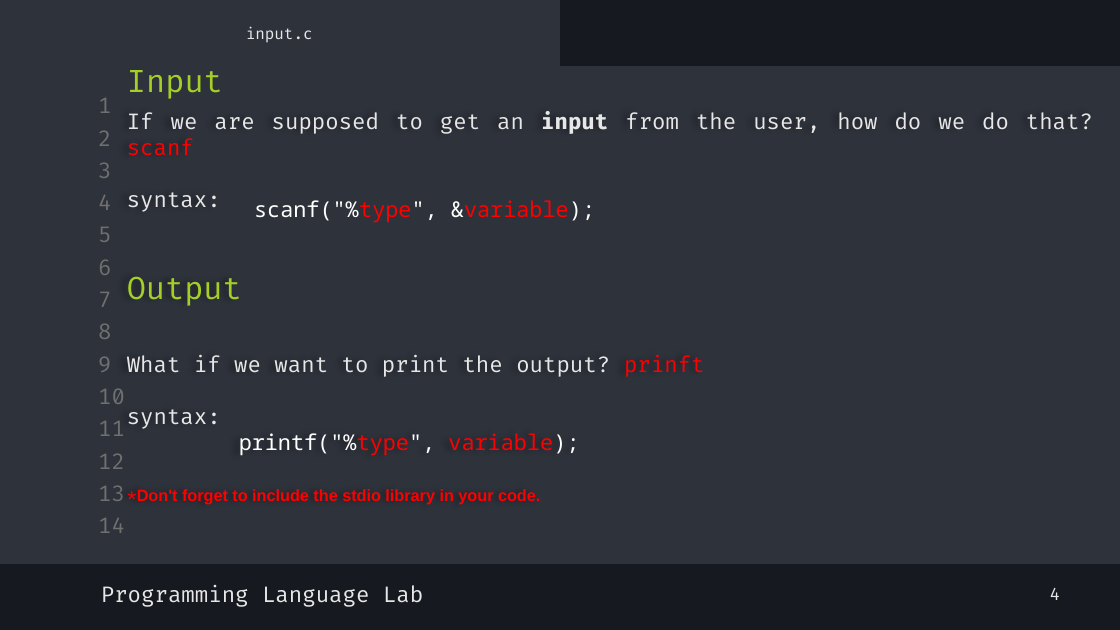
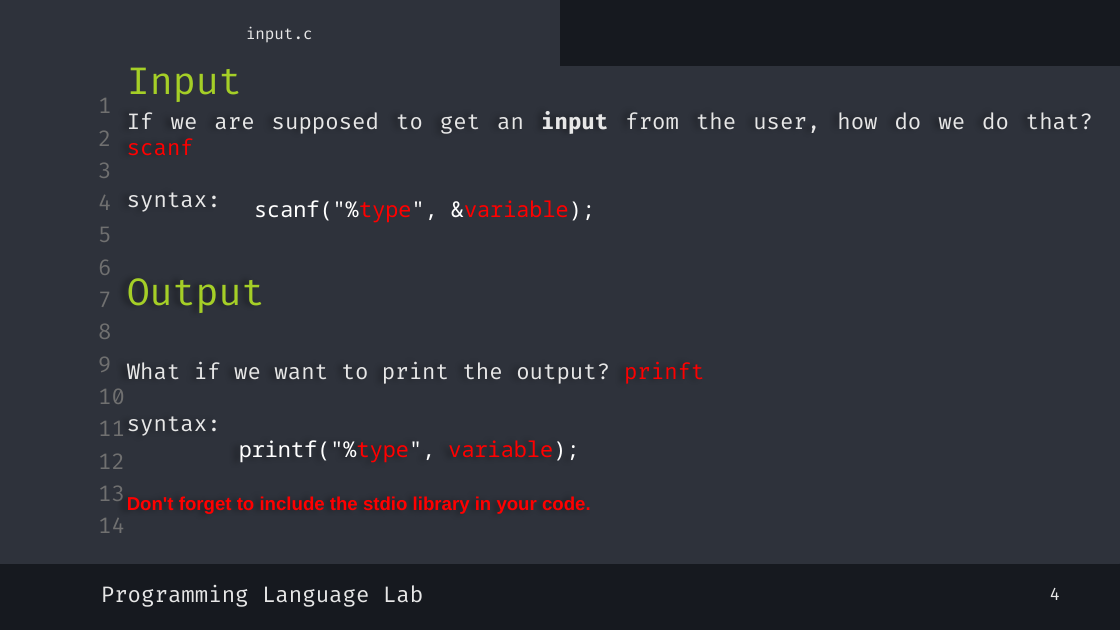
Before and after one commit to shayan-naghizadeh/C-Lab-AUT, a slide deck: slide 5 of slides/2.Pseudocode/Pseudocode.pptx. Drawn at 1120x630 pixels with LibreOffice and Linux fonts; fonts in the diff are those of the drawing. Boxes give left, top, right and bottom in pixels: in the first picture for what was removed or moved away, otherwise in the second. Text is boxed around its words. In the diff, an @@ line names an element or a change of style, - is before the commit and + after.

```diff
--- a/slides/2.Pseudocode/Pseudocode.pptx
+++ b/slides/2.Pseudocode/Pseudocode.pptx
@@ text "Input" at box(127, 67, 242, 102): size 20 to 24 pt @@
@@ text "If we are supposed to ..." at box(127, 111, 1093, 514): size 20 to 24 pt in "Output" @@
@@ text at box(127, 496, 591, 514): text changed; size 10.5 to 12 pt @@
-*Don't forget to include the stdio library in your code.
+Don't forget to include the stdio library in your code.
```
Also in this commit, not shown: 3 other slides changed, 1 slide added, 3 other files.
